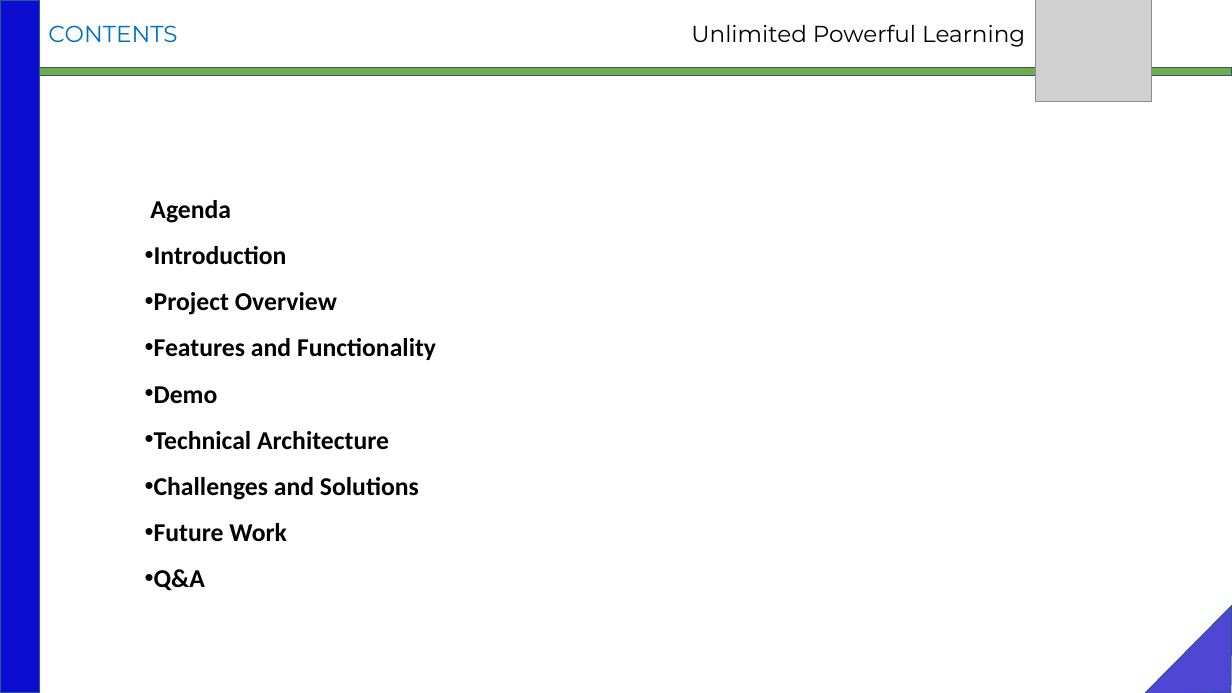
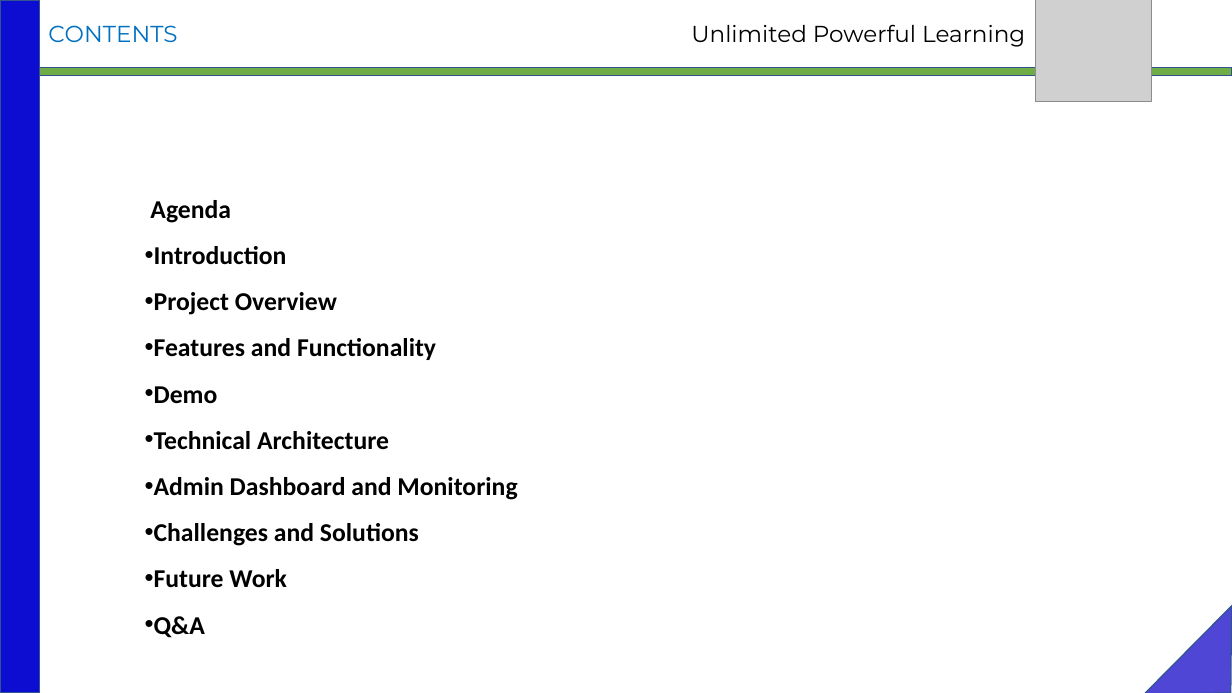
Before and after one commit to MaryPriyanga/springboot-angular-tutorial-app, a slide deck: slide 2 of UPL_TUTORIAL.pptx. Drawn at 1232x693 pixels with LibreOffice and Linux fonts; fonts in the diff are those of the drawing; grey boxes stand for pictures. Boxes give left, top, right and bottom in pixels: in the first picture for what was removed or moved away, otherwise in the second. Text is boxed around its words. In the diff, an @@ line names an element or a change of style, - is before the commit and + after.

```diff
--- a/UPL_TUTORIAL.pptx
+++ b/UPL_TUTORIAL.pptx
@@ text at (154, 477, 517, 500): paragraph added @@
+• Admin Dashboard and Monitoring
```
Also in this commit, not shown: 3 other slides changed, 2 slides added, 16 other files.
